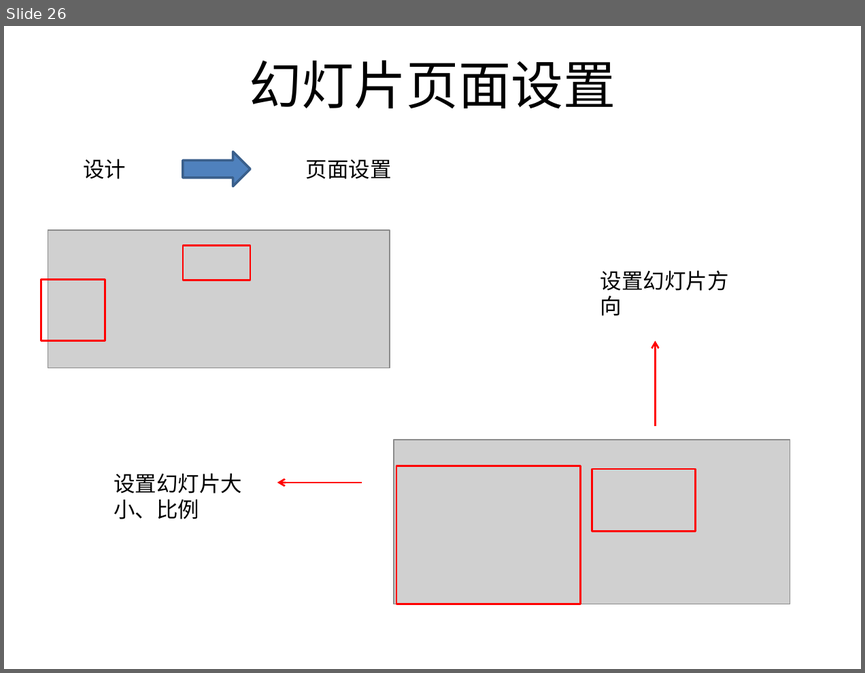
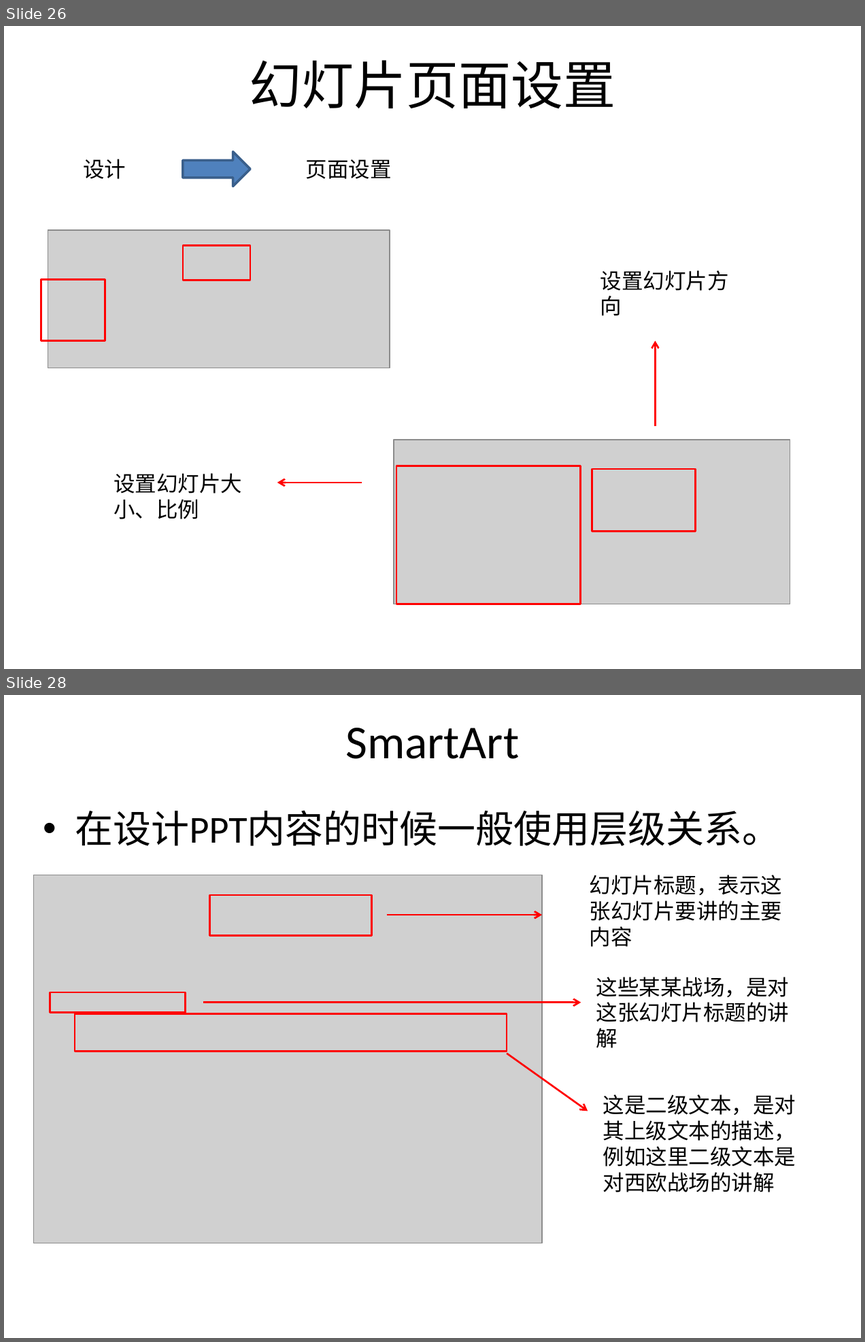
Before and after one commit to sans123wx/class, a slide deck: 第5章ppt/PowerPoint.pptx. Shown one above the other, each under a label of ours: slide 26 before the commit, slides 26 and 28 after it; the slides between them are not shown. The pictures are 865x673 and 865x1342 pixels, drawn with LibreOffice and Linux fonts; fonts in the diff are those of the drawing; grey boxes stand for pictures. Boxes give left, top, right and bottom in pixels: in the first picture for what was removed or moved away, otherwise in the second. Text is boxed around its words. In the diff, an @@ line names an element or a change of style, - is before the commit and + after.

```diff
--- a/第5章ppt/PowerPoint.pptx
+++ b/第5章ppt/PowerPoint.pptx
@@ slide 28 added at box(4, 695, 861, 1338), background #FFFFFF @@
@@ title added at box(345, 728, 519, 759), 39.6 pt, text #000000 @@
+SmartArt
@@ text added at box(75, 810, 780, 846), 32 pt, text #000000 @@
+• 在设计PPT内容的时候一般使用层级关系。
@@ picture added at box(33, 875, 541, 1242) @@
@@ text added at box(589, 875, 783, 947), 18 pt, text #000000 @@
+幻灯片标题，表示这张幻灯片要讲的主要内容
@@ rectangle added at box(209, 895, 372, 935), outline #FF0000 1.5 pt @@
@@ arrow added from (387, 915) to (542, 915), #FF0000 1.5 pt @@
@@ text added at box(596, 977, 789, 1048), 18 pt, text #000000 @@
+这些某某战场，是对这张幻灯片标题的讲解
@@ rectangle added at box(50, 992, 185, 1013), outline #FF0000 1.5 pt @@
@@ rectangle added at box(75, 1014, 507, 1051), outline #FF0000 1.5 pt @@
@@ arrow added from (203, 1002) to (581, 1002), #FF0000 1.5 pt @@
@@ arrow added from (507, 1053) to (587, 1110), #FF0000 1.5 pt @@
@@ text added at box(603, 1094, 796, 1192), 18 pt, text #000000 @@
+这是二级文本，是对其上级文本的描述，例如这里二级文本是对西欧战场的讲解
```
Also in this commit, not shown: 1 slide changed.
